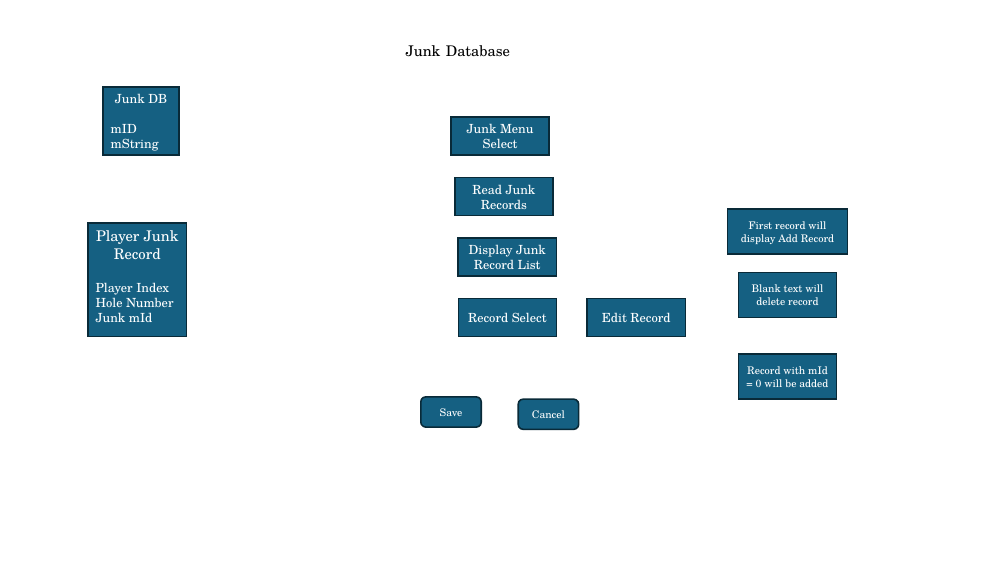
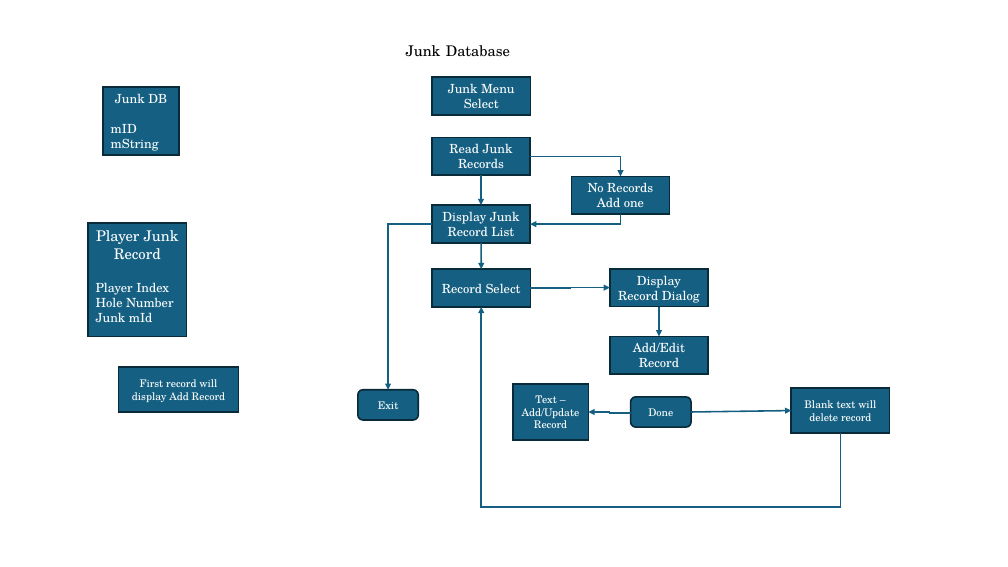
Before and after one commit to RugbyGuy01/TeamScoreRev4, a slide deck: slide 18 of Documentation/TeamScoreLayout.pptx. Drawn at 1008x567 pixels with LibreOffice and Linux fonts; fonts in the diff are those of the drawing. Boxes give left, top, right and bottom in pixels: in the first picture for what was removed or moved away, otherwise in the second. Text is boxed around its words. In the diff, an @@ line names an element or a change of style, - is before the commit and + after.

Commit message:
July 13, 2024 Build junk configuration database screen
Next
Player’s Junk dialog screen for score card

```diff
--- a/Documentation/TeamScoreLayout.pptx
+++ b/Documentation/TeamScoreLayout.pptx
@@ rectangle "Junk Menu Select": place and size @@
-rectangle "Junk Menu Select" at [451,117,550,155]
+rectangle "Junk Menu Select" at [433,77,531,115]
@@ rectangle "Read Junk Records": place and size @@
-rectangle "Read Junk Records" at [455,178,554,216]
+rectangle "Read Junk Records" at [432,138,530,175]
@@ arrow added from (481, 175) to (481, 205), #156082 1.5 pt @@
@@ elbow arrow added from (530, 157) to (621, 176), #156082 1.5 pt @@
@@ rectangle added at [572,176,670,214], fill #156082, outline #092A39 1.5 pt, 12 pt, text #FFFFFF @@
+No Records
+Add one
@@ rectangle "Display Junk Record List": place and size @@
-rectangle "Display Junk Record List" at [458,238,557,276]
+rectangle "Display Junk Record List" at [432,205,530,243]
@@ elbow arrow added from (432, 224) to (388, 390), #156082 1.5 pt @@
@@ elbow arrow added from (621, 214) to (530, 224), #156082 1.5 pt @@
@@ rectangle "Record Select": place and size @@
-rectangle "Record Select" at [458,299,557,337]
+rectangle "Record Select" at [433,269,531,307]
@@ arrow added from (481, 243) to (482, 269), #156082 1.5 pt @@
@@ rectangle added at [610,269,709,307], fill #156082, outline #092A39 1.5 pt, 12 pt, text #FFFFFF @@
+Display
+Record Dialog
@@ elbow arrow added from (531, 288) to (610, 288), #156082 1.5 pt @@
@@ elbow arrow added from (841, 433) to (482, 307), #156082 1.5 pt @@
@@ arrow added from (659, 306) to (659, 337), #156082 1.5 pt @@
@@ rectangle "Add/Edit Record": place and size @@
-rectangle "Add/Edit Record" at [588,299,686,337]
+rectangle "Add/Edit Record" at [610,337,709,374]
@@ text in rectangle at [633,342,685,367]: text changed @@
-Edit Record
+Add/Edit Record
@@ rectangle "First record will display Add ...": place and size @@
-rectangle "First record will display Add ..." at [727,209,848,255]
+rectangle "First record will display Add ..." at [119,368,239,413]
@@ rectangle "Text – Add/Update": place and size @@
-rectangle "Text – Add/Update" at [739,354,837,399]
+rectangle "Text – Add/Update" at [513,384,588,440]
@@ rectangle "Blank text will delete record": place and size @@
-rectangle "Blank text will delete record" at [739,272,837,318]
+rectangle "Blank text will delete record" at [792,388,890,433]
@@ rounded rectangle "Exit": place and size @@
-rounded rectangle "Exit" at [421,397,482,427]
+rounded rectangle "Exit" at [358,390,418,420]
@@ text in rounded rectangle at [378,401,399,409]: text changed @@
-Save
+Exit
@@ text in rectangle at [522,395,580,428]: text changed @@
-Record with mId = 0 will be added
+Text – Add/Update
+Record
@@ elbow arrow added from (631, 413) to (588, 412), #156082 1.5 pt @@
@@ rounded rectangle "Done": place and size @@
-rounded rectangle "Done" at [519,399,579,430]
+rounded rectangle "Done" at [631,397,691,427]
@@ text in rounded rectangle at [648,408,673,416]: text changed @@
-Cancel
+Done
@@ arrow added from (691, 412) to (792, 411), #156082 1.5 pt @@
```
Also in this commit, not shown: 7 other files.
